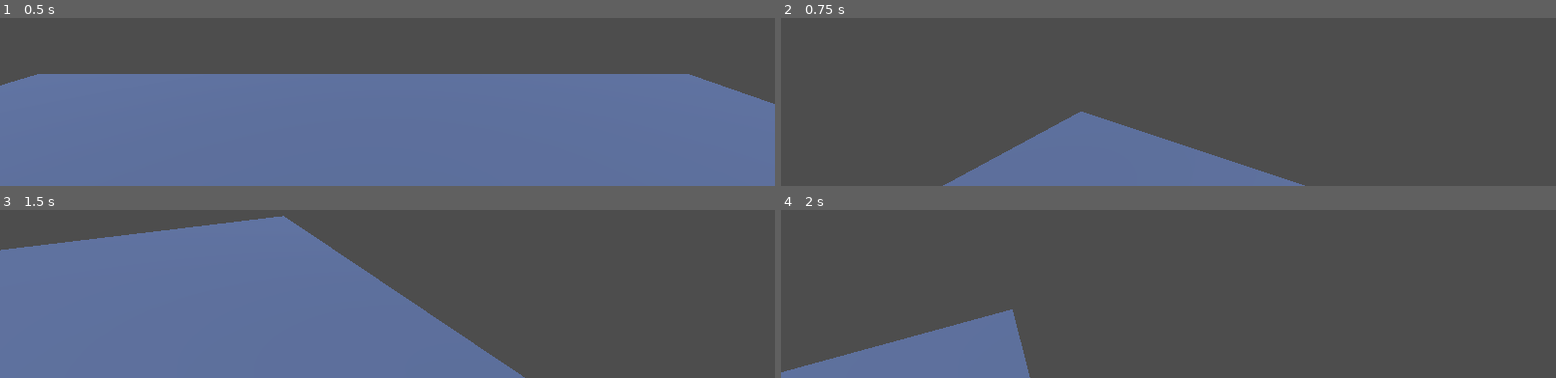
Above: before the commit, frames 1-4 (two rows, left to right).
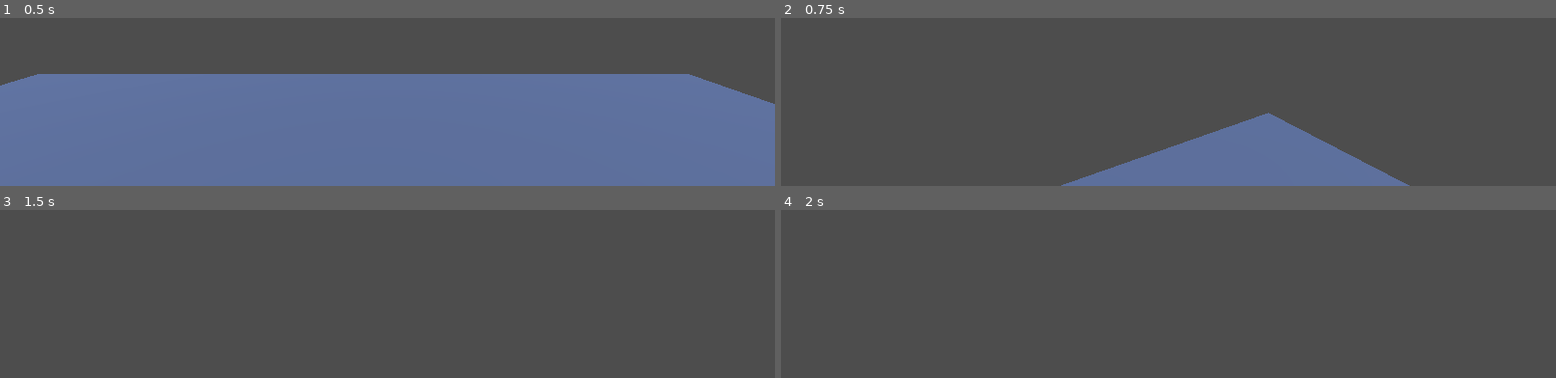
Above: after the commit, the same moments.

Repository: timo-eberl/ggj26
Game: Godot game, scene res://scenes/playground/andre_playground.tscn
The game is run twice, just before and just after one commit, with the same random seed, the same clock (stepped at 60 frames per second) and the same inputs.
Inputs (mouse positions are in pixels of both pictures, inside the frame that each line leads up to):
- Up to frame 1 (0.5 s): no input
- Up to frame 2 (0.75 s): tap Enter (ui_accept) at 0.5 s; move the mouse to (outside the picture) at 0.52 s; hold W (move_forward) from 0.53 s (still down)
- Up to frame 3 (1.5 s): keep holding W (move_forward); tap Enter (ui_accept) at 0.77, 1.25 s; move the mouse to (outside the picture) at 1.27 s
- Up to frame 4 (2 s): keep holding W (move_forward); tap Enter (ui_accept) at 1.52 s

Frame 1 is identical in both runs. In frame 2, 12% of the frame differs, in the area x 20-82%, y 55-100%; in frame 3, 47%, in the area x 0-68%, y 3-100%; in frame 4, 7.1%.

Commit message:
fix physics_process

Diff:
--- a/scripts/player/playerController.gd
+++ b/scripts/player/playerController.gd
@@ -19,11 +19,13 @@
 func _ready() -> void:
 	Input.mouse_mode = Input.MOUSE_MODE_CAPTURED
 
+func _process(delta: float) -> void:
+	_update_camera(delta)
+
+
 func _physics_process(delta: float) -> void:
 	if not is_on_floor():
 		velocity += get_gravity() * delta
-
-	_update_camera(delta)
 
 	if Input.is_action_just_pressed("ui_accept") and is_on_floor():
 		velocity.y = JUMP_VELOCITY
@@ -60,5 +62,5 @@
 	_mouse_input = event is InputEventMouseMotion and Input.get_mouse_mode() == Input.MOUSE_MODE_CAPTURED
 
 	if _mouse_input:
-		_rotation_input = -event.relative.x
+		_rotation_input = -event.relative.x * MOUSE_SENSITIVITY
 		_tilt_input = -event.relative.y * MOUSE_SENSITIVITY
